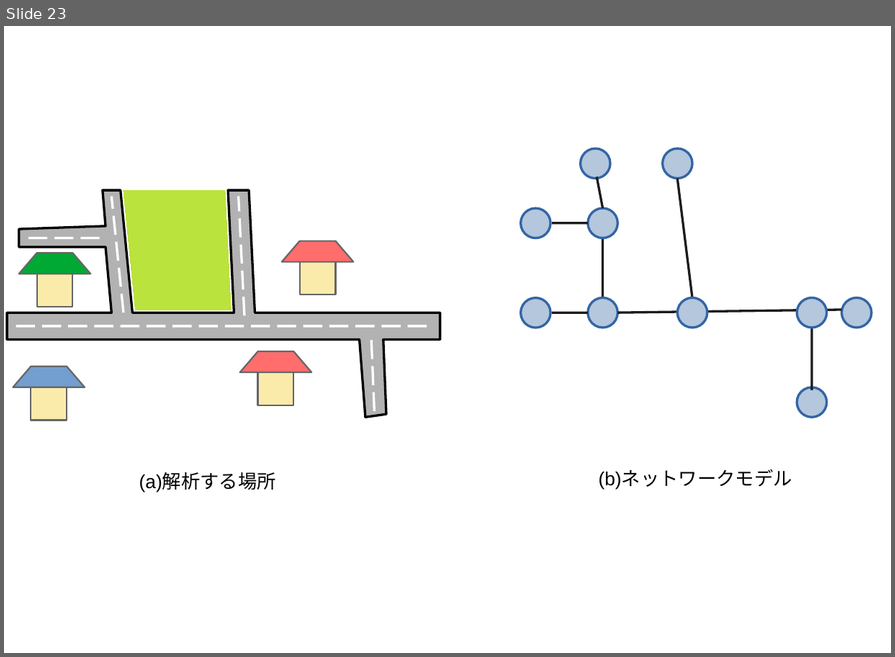
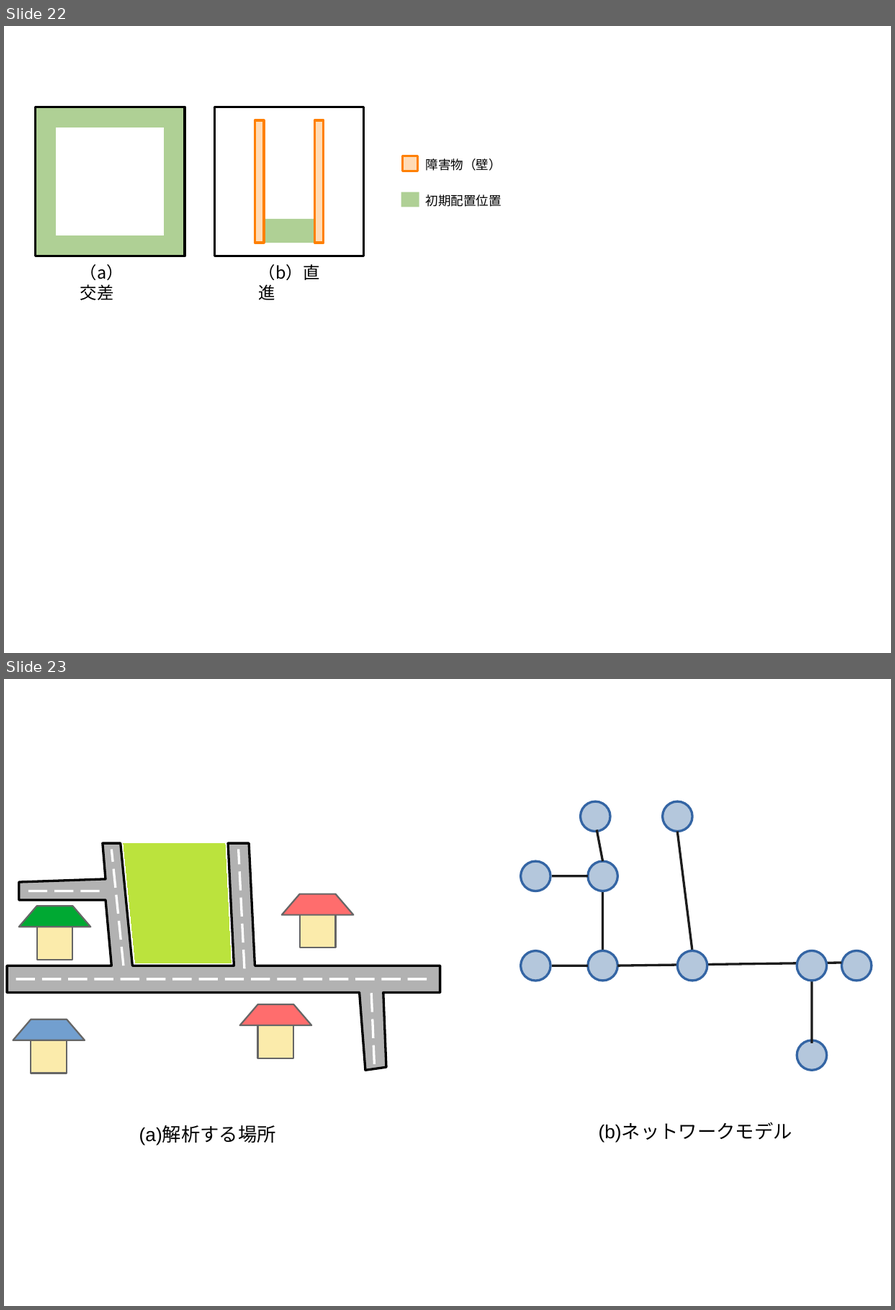
Before and after one commit to payao8810/shuron, a slide deck: fig.odp. Shown one above the other, each under a label of ours: slide 23 before the commit, slides 22 and 23 after it. The pictures are 895x657 and 895x1310 pixels, drawn with LibreOffice and Linux fonts; fonts in the diff are those of the drawing. Boxes give left, top, right and bottom in pixels: in the first picture for what was removed or moved away, otherwise in the second. Text is boxed around its words. In the diff, an @@ line names an element or a change of style, - is before the commit and + after.

Commit message:
配置についての説明を追加

```diff
--- a/fig.odp
+++ b/fig.odp
@@ slide 22 added at bbox=[4, 26, 891, 653], background #FFFFFF @@
@@ rectangle added at bbox=[36, 107, 185, 256], fill #AFD095, outline #000000 4.51 pt @@
@@ rectangle added at bbox=[214, 107, 364, 256], fill #FFFFFF, outline #000000 4.51 pt @@
@@ rectangle added at bbox=[57, 128, 164, 235], fill #FFFFFF, outline #FFFFFF 0 pt @@
@@ rectangle added at bbox=[255, 120, 264, 243], fill #FFDBB6, outline #FF8000 4.51 pt @@
@@ rectangle added at bbox=[314, 120, 324, 243], fill #FFDBB6, outline #FF8000 4.51 pt @@
@@ group added at bbox=[401, 156, 502, 207]: 2 rectangles, 2 texts @@
+障害物（壁）
+初期配置位置
@@ rectangle added at bbox=[264, 219, 314, 243], fill #AFD095 @@
@@ text added at bbox=[80, 264, 124, 300], 32 pt, text #000000 @@
+（a）交差
@@ text added at bbox=[259, 264, 320, 300], 32 pt, text #000000 @@
+（b）直進
```
Also in this commit, not shown: 1 slide removed, 5 other files.
